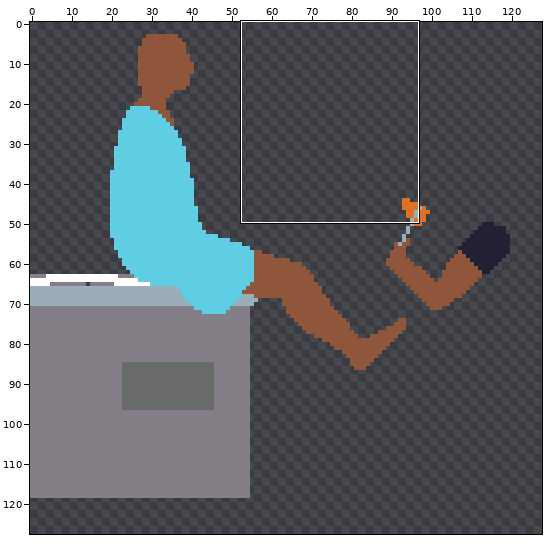
Pixel-art file: octobit/medical_procedure.aseprite. The picture above shows the old version from afar; the outline marks the close-up.
Close-up. First the earlier version:
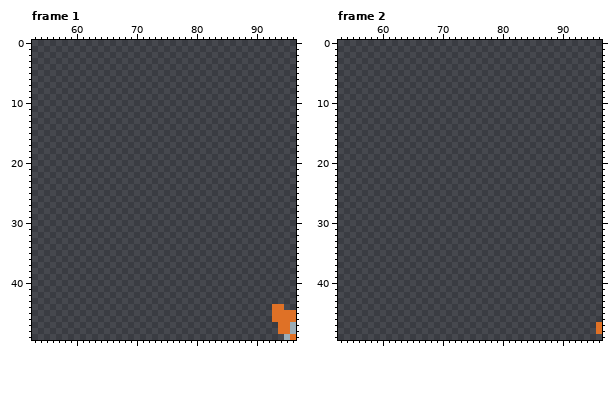
128x128 pixels, 8 frames. Shown: frame 1: x 53..96, y 0..49; frame 2: x 53..96, y 0..49. The commit also changed other frames or places, which this record leaves out.
Once edited:
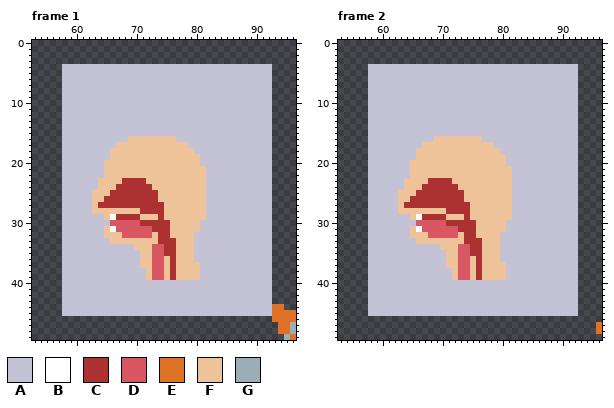
Palette (. is transparent): A #c4c3d6  B #ffffff  C #ac3232  D #d95763  E #df7126  F #eec39a  G #9badb7
Changes in this commit:
layer "background" now shown
Frame 1, layer "background":
y 4..15: x 58..92 ................................... -> AAAAAAAAAAAAAAAAAAAAAAAAAAAAAAAAAAA
y 16: x 58..92 ................................... -> AAAAAAAAAAAFFFFFFFFAAAAAAAAAAAAAAAA
y 17: x 58..92 ................................... -> AAAAAAAAAFFFFFFFFFFFFAAAAAAAAAAAAAA
y 18: x 58..92 ................................... -> AAAAAAAAFFFFFFFFFFFFFFAAAAAAAAAAAAA
y 19: x 58..92 ................................... -> AAAAAAAAFFFFFFFFFFFFFFFAAAAAAAAAAAA
y 20: x 58..92 ................................... -> AAAAAAAFFFFFFFFFFFFFFFFAAAAAAAAAAAA
y 21..22: x 58..92 ................................... -> AAAAAAAFFFFFFFFFFFFFFFFFAAAAAAAAAAA
y 23: x 58..92 ................................... -> AAAAAAFFFFCCCCFFFFFFFFFFAAAAAAAAAAA
y 24: x 58..92 ................................... -> AAAAAAFFFCCCCCCFFFFFFFFFAAAAAAAAAAA
y 25: x 58..92 ................................... -> AAAAAFFFCCCCCCCCFFFFFFFFAAAAAAAAAAA
y 26: x 58..92 ................................... -> AAAAAFFCCCCCCCCCFFFFFFFFAAAAAAAAAAA
y 27: x 58..92 ................................... -> AAAAAFCCCCCCCCCCCFFFFFFFAAAAAAAAAAA
y 28: x 58..92 ................................... -> AAAAAFFFFFFFFCCCCFFFFFFFAAAAAAAAAAA
y 29: x 58..92 ................................... -> AAAAAAAFBCCCCFFFCFFFFFFFAAAAAAAAAAA
y 30: x 58..92 ................................... -> AAAAAAAADDDDDCCCCCFFFFFAAAAAAAAAAAA
y 31: x 58..92 ................................... -> AAAAAAAFBDDDDDDCCCFFFFFAAAAAAAAAAAA
y 32: x 58..92 ................................... -> AAAAAAAFFFDDDDDFCCFFFFAAAAAAAAAAAAA
y 33: x 58..92 ................................... -> AAAAAAAAFFFFFFFFCCCFFFAAAAAAAAAAAAA
y 34: x 58..92 ................................... -> AAAAAAAAAAAAFFFDDCCFFFAAAAAAAAAAAAA
y 35: x 58..92 ................................... -> AAAAAAAAAAAAAFFDDCCFFFAAAAAAAAAAAAA
y 36: x 58..92 ................................... -> AAAAAAAAAAAAAFFDDFCFFFAAAAAAAAAAAAA
y 37: x 58..92 ................................... -> AAAAAAAAAAAAAFFDDFCFFFFAAAAAAAAAAAA
y 38..39: x 58..92 ................................... -> AAAAAAAAAAAAAAFDDFCFFFFAAAAAAAAAAAA
y 40..45: x 58..92 ................................... -> AAAAAAAAAAAAAAAAAAAAAAAAAAAAAAAAAAA
Frame 2, layer "background": the same change as frame 1
Pixel boxes of the changes (left, top, right, bottom) in both close-ups:
added: (62, 64, 272, 316)
added: (368, 64, 578, 316)
